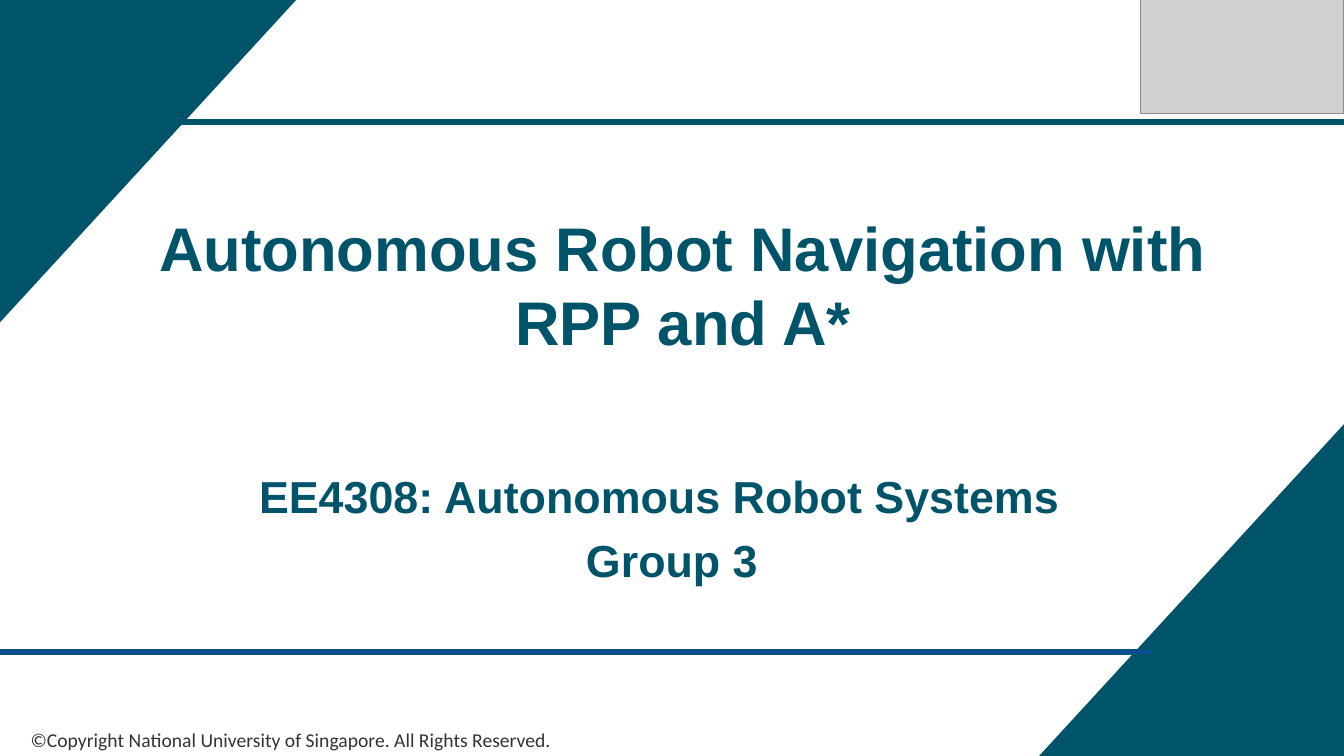
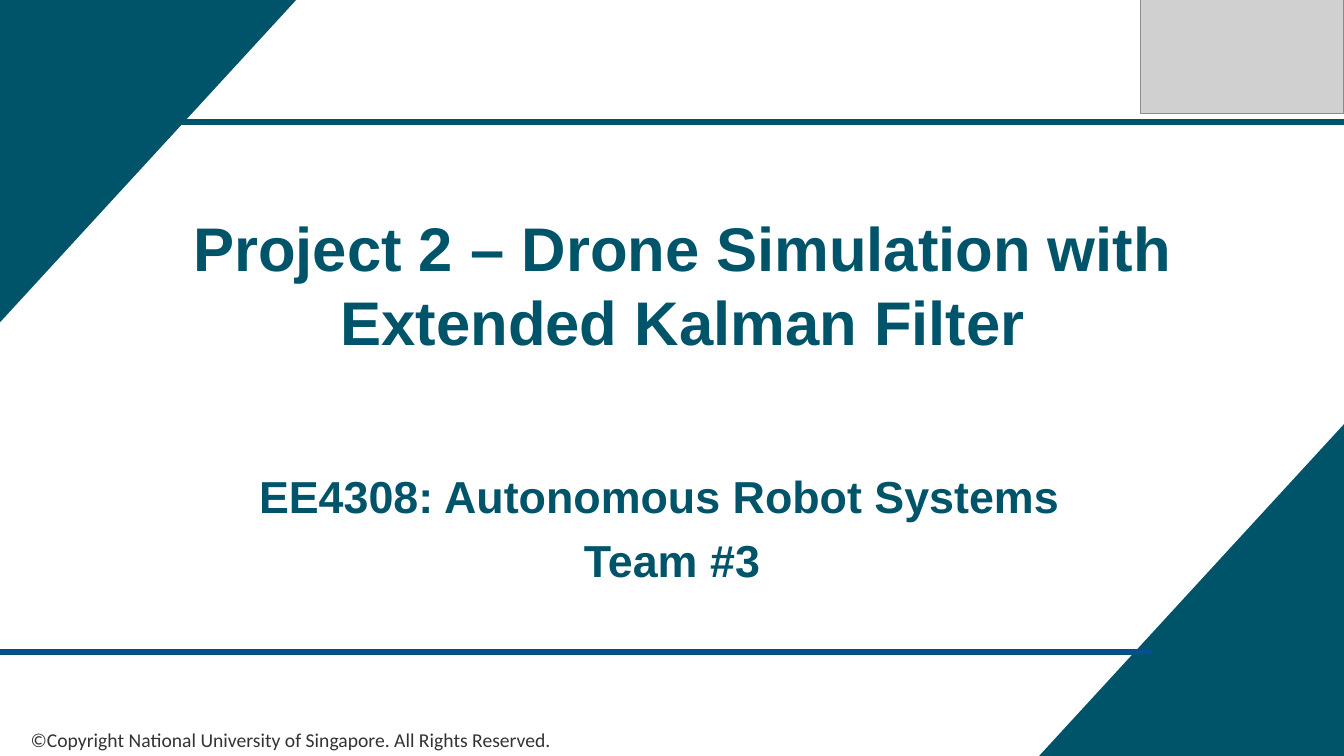
Before and after one commit to EthanHan99/NUS-EE4308, a slide deck: slide 1 of Team#3_slide.pptx. Drawn at 1344x756 pixels with LibreOffice and Linux fonts; fonts in the diff are those of the drawing; grey boxes stand for pictures. Boxes give left, top, right and bottom in pixels: in the first picture for what was removed or moved away, otherwise in the second. Text is boxed around its words. In the diff, an @@ line names an element or a change of style, - is before the commit and + after.

```diff
--- a/Team#3_slide.pptx
+++ b/Team#3_slide.pptx
@@ text at (193,226,1171,346): text changed @@
-Autonomous Robot Navigation with RPP and A*
+Project 2 – Drone Simulation with Extended Kalman Filter
@@ text at (584,545,760,578): text changed @@
-Group 3
+Team #3
```
Also in this commit, not shown: 3 other slides changed, 6 slides added, 6 slides removed, 41 other files.
